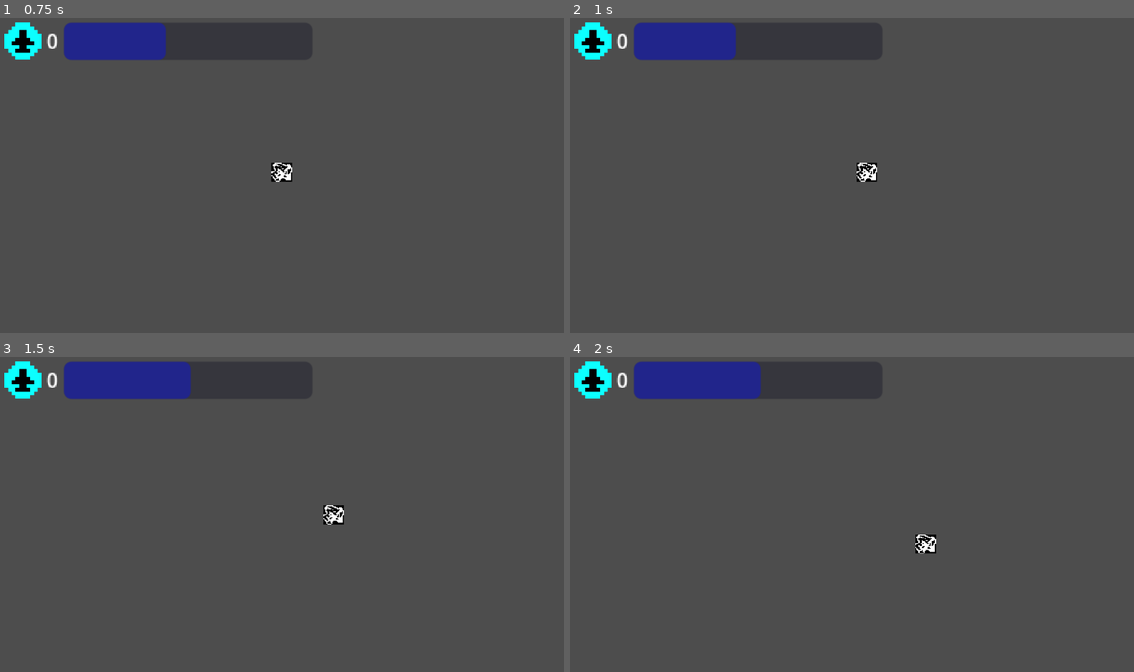
Above: before the commit, frames 1-4 (two rows, left to right).
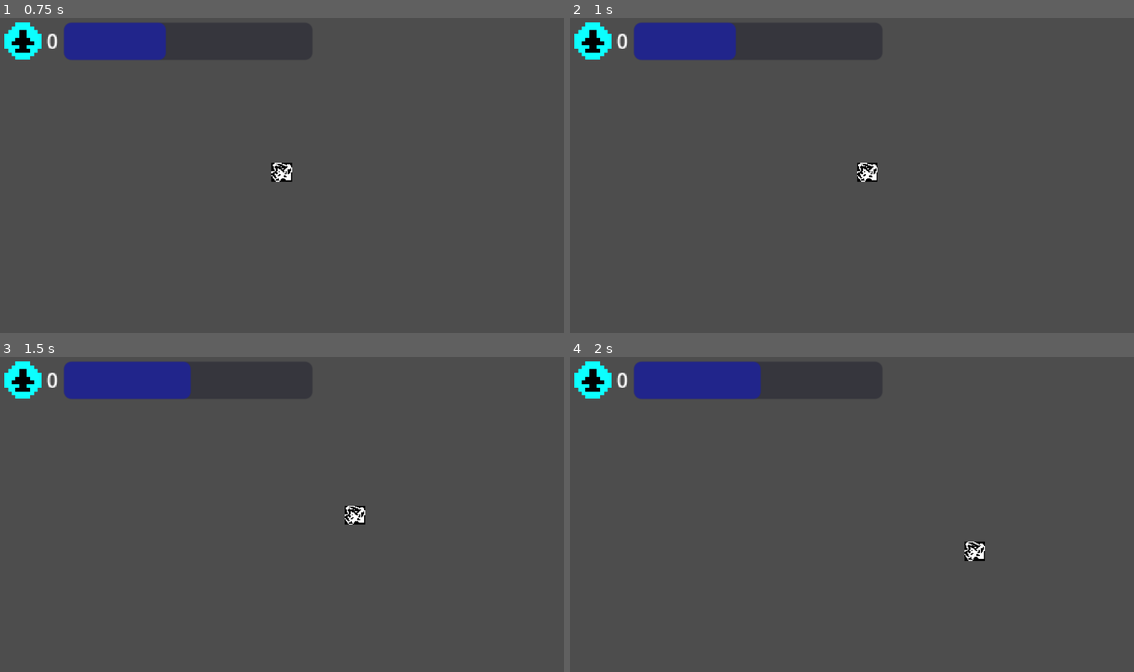
Above: after the commit, the same moments.

Repository: Starlogic-Studios/Game-Jam-2023
Game: Godot game, scene res://Levels/TestLevel.tscn
The game is run twice, just before and just after one commit, with the same random seed, the same clock (stepped at 60 frames per second) and the same inputs.
Inputs:
- Up to frame 1 (0.75 s): tap Enter at 0.5 s; hold D (right) from 0.53 s (still down)
- Up to frame 2 (1 s): keep holding D (right)
- Up to frame 3 (1.5 s): release D (right) at 1.28 s; hold S (down) from 1.28 s (still down)
- Up to frame 4 (2 s): keep holding S (down)

Frame 1 is identical in both runs. In frame 2, less than 0.1% of the frame differs, in the area x 50-55%, y 45-53%; in frame 3, 0.4%; in frame 4, 0.4%, in the area x 61-74%, y 56-65%.

Commit message:
bounding box fits, not reactive

Diff:
--- a/Character/PlayerTopDown.gd
+++ b/Character/PlayerTopDown.gd
@@ -1,10 +1,12 @@
 extends CharacterBody2D
 
 @onready var massbar = get_node("/root/TestLevel/HUD/StatusBars/DisplayContainer/ResourceDisplay/massbar")
+@onready var camera = $Camera2D
 
 @export var max_speed = 600
 @export var accel = 1500
 @export var friction = 600
+@export var rebound = 300
 @export var mass : float = 40
 @export var speed : float = 0
 
@@ -14,6 +16,7 @@
 	player_movement(delta)
 	update_ui()
 	keep_player_in_viewport(delta)
+
 
 func get_input():
 	input.x = int(Input.is_action_pressed("right")) - int(Input.is_action_pressed("left"))
@@ -49,13 +52,18 @@
 
 func keep_player_in_viewport(delta):
 	var viewport_rect = get_viewport_rect()
+	var new_rect = viewport_rect
+	new_rect.size.x *= 2
+	new_rect.size.y *= 2
+	new_rect.position.x -= viewport_rect.size.x * 2
+	new_rect.position.y -= viewport_rect.size.y * 2
 	print(position.x, ", ", position.y)
-	print(viewport_rect)
-	if position.x < 0:
-		velocity.x = max_speed/2
-	elif position.x > viewport_rect.size.x:
-		velocity.x = -max_speed/2
-	if position.y < 0:
-		velocity.y = max_speed/2
-	elif position.y > viewport_rect.size.y:
-		velocity.y = -max_speed/2
+	print(new_rect)
+	if position.x < new_rect.position.x:
+		velocity.x = rebound
+	elif position.x > new_rect.size.x:
+		velocity.x = -rebound
+	if position.y < new_rect.position.y:
+		velocity.y = rebound
+	elif position.y > new_rect.size.y:
+		velocity.y = -rebound
--- a/Levels/TestLevel.tscn
+++ b/Levels/TestLevel.tscn
@@ -21,6 +21,7 @@
 
 [node name="Player" parent="." instance=ExtResource("1_iov7f")]
 script = ExtResource("2_3aj61")
+max_speed = 1000
 
 [node name="Camera2D" type="Camera2D" parent="."]
 zoom = Vector2(0.25, 0.25)
